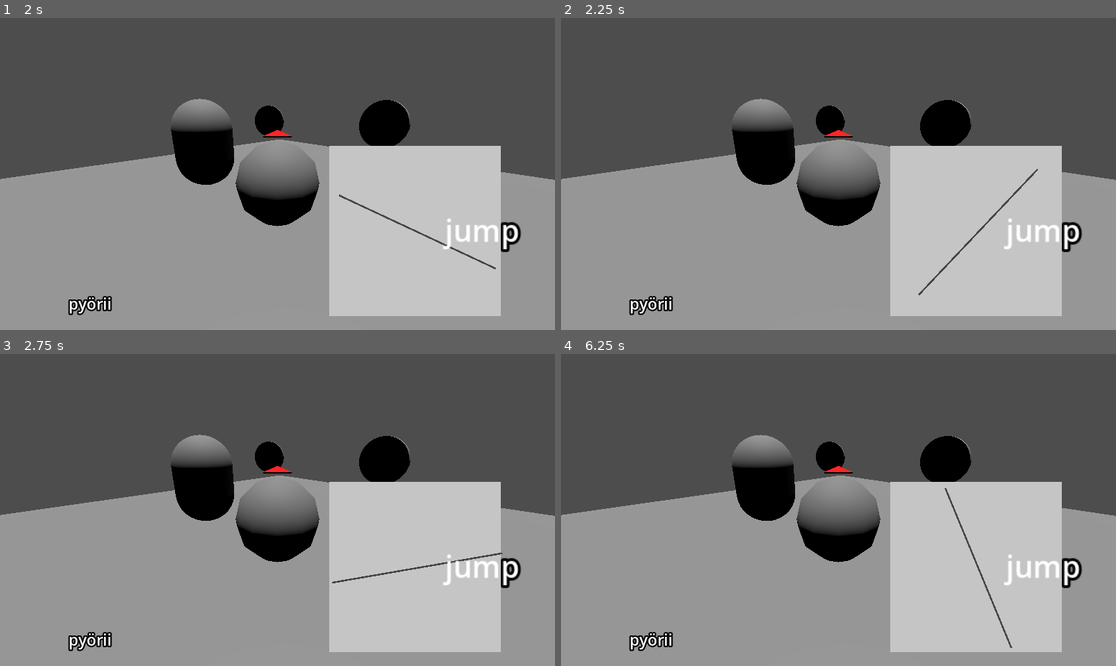
Above: before the commit, frames 1-4 (two rows, left to right).
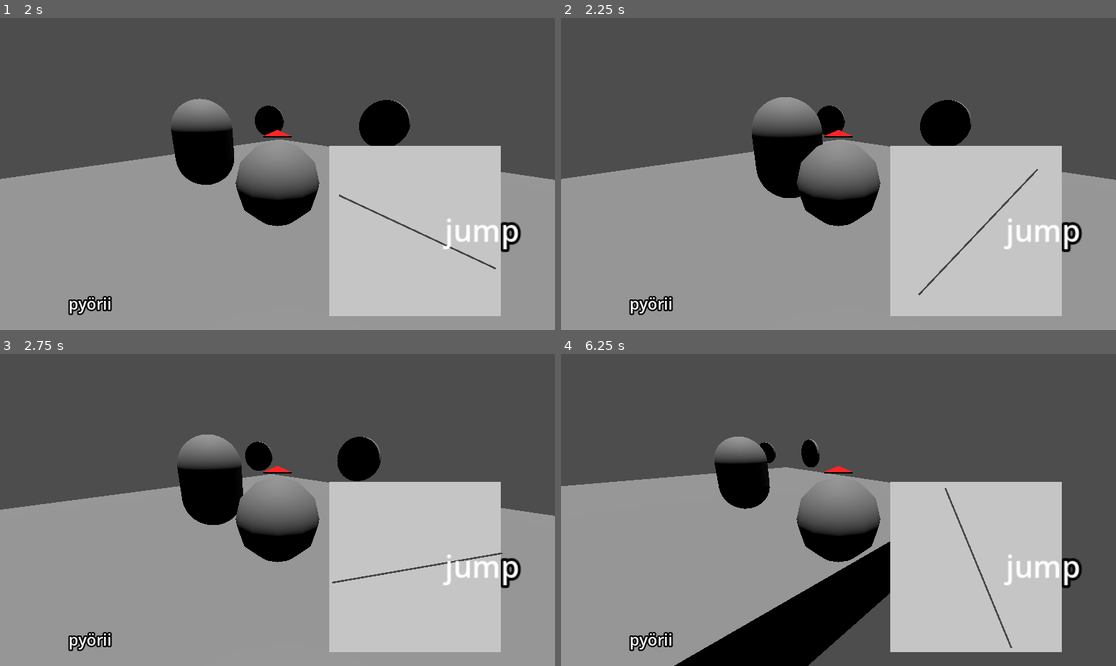
Above: after the commit, the same moments.

Repository: JaaskelainenL/tik-gamejam
Game: Godot game, scene res://scenes/game.tscn
Two runs of this game, one before a commit and one after it. Both use one fixed random seed, a clock stepped at 60 frames per second and the inputs below.
Inputs:
- Up to frame 1 (2 s): tap Enter (ui_accept) at 0.5, 0.77, 1.52 s; hold Right (ui_right) 0.53-1.28 s; hold Down (ui_down) from 1.28 s (still down)
- Up to frame 2 (2.25 s): release Down (ui_down) at 2.03 s; hold Right (ui_right) from 2.03 s (still down)
- Up to frame 3 (2.75 s): keep holding Right (ui_right)
- Up to frame 4 (6.25 s): release Right (ui_right) at 2.78 s; hold Up (ui_up) 2.78-3.53 s; tap Enter (ui_accept) at 3.02, 3.77, 4.52, 6.02 s; hold Left (ui_left) 3.53-5.03 s; hold Down (ui_down) 5.03-5.78 s; hold Right (ui_right) from 5.78 s (still down)

Frame 1 is identical in both runs. In frame 2, 2.0% of the frame differs, in the area x 30-48%, y 25-58%; in frame 3, 2.9%; in frame 4, 20%, in the area x 0-100%, y 25-100%.

Commit message:
enemies now move and push the player

Diff:
--- a/scenes/enemy.gd
+++ b/scenes/enemy.gd
@@ -3,11 +3,20 @@
 
 # Constants
 const GRAVITY: float = -9.8
-const PUSH_FORCE: float = 5.0
+const PUSH_FORCE: float = 2.0
 const MAX_FALL_SPEED: float = -20.0
 const DECELERATION: float = 5.0
 var HIT_TIMER: float = 0.0
 const HIT_COOLDOWN: float = 0.5
+const JUMP_DISTANCE = 5.0
+const JUMP_COOLDOWN: float = 2.0
+var JUMP_TIMER: float = 0.0
+
+var player: Node3D = null
+
+func _ready() -> void:
+	# Find the player node in the scene (adjust the path as necessary)
+	player = get_tree().root.get_node("Game/Pleijeri")
 
 # Called when the physics engine updates (every physics frame)
 func _physics_process(delta: float) -> void:
@@ -26,17 +35,40 @@
 	HIT_TIMER += delta
 	# Check for collisions with other bodies
 
+	# Countdown to next jump
+	JUMP_TIMER += delta
+	if JUMP_TIMER >= JUMP_COOLDOWN and player:
+		# Jump towards the player
+		jump_towards_player()
+		JUMP_TIMER = 0.0  # Reset the jump timer
+
 	for i in range(get_slide_collision_count()):
 		var collision = get_slide_collision(i)
 		var collider = collision.get_collider()
-
+		print(str(collider.name))
 		if collider.name == "killplane":
 			queue_free()
 		elif collider.name != "floor":
 			print("hit")
 			if HIT_TIMER > HIT_COOLDOWN:
 				# Apply push force based on collision normal
-				var push_direction = collision.get_normal() * PUSH_FORCE
+				apply_knockback_to_player(collider)
+				HIT_TIMER = 0.0
 
-				velocity += push_direction
-				HIT_TIMER = 0.0
+func jump_towards_player() -> void:
+	if player:
+		# Calculate direction towards player
+		var direction_to_player = (player.global_transform.origin - global_transform.origin).normalized()
+
+			# Set the horizontal velocity towards the player
+		velocity.x = direction_to_player.x * JUMP_DISTANCE
+		velocity.z = direction_to_player.z * JUMP_DISTANCE
+
+		print("Jumping towards player!")
+
+# Function to apply knockback to the player
+func apply_knockback_to_player(player: Node3D) -> void:
+	if player is CharacterBody3D:
+		var knockback_direction = (player.global_transform.origin - global_transform.origin).normalized()
+		player.velocity += knockback_direction * PUSH_FORCE  # Apply knockback force
+		print("Player knocked back!")
--- a/scenes/player.gd
+++ b/scenes/player.gd
@@ -10,18 +10,26 @@
 var items: Array[String] = []
 # Movement speed on the ground
 var speed: float = 5.0  # You can adjust this value
+var HIT_TIMER: float = 0.0
+const HIT_COOLDOWN: float = 0.5
 
 func _process(delta: float) -> void:
 	if is_on_floor() and !doing_action and !roulette_active:
 		rotate_y(SPIN * delta)
 
 func _physics_process(delta: float) -> void:
+	HIT_TIMER += delta
 	# Check if colliding with kill plane
 	for i in range(get_slide_collision_count()):
 		var collision = get_slide_collision(i)
 		var collider = collision.get_collider()
 		if collider.name == "killplane":
+			print("you died")
 			global_position = Vector3(0.0, 0.4, 0.0)
+		elif collider.name == "enemy":  # Assuming enemy's name is "enemy"
+			if HIT_TIMER > HIT_COOLDOWN:
+				apply_knockback_to_enemy(collider)
+				HIT_TIMER = 0.0
 
 	# Player movement and jump logic
 	if Input.is_action_just_pressed("ui_accept"):
@@ -69,6 +77,13 @@
 	# Apply movement
 	move_and_slide()
 
+# Apply knockback to enemy when the player hits it
+func apply_knockback_to_enemy(enemy: Node3D) -> void:
+	if enemy is CharacterBody3D:
+		var knockback_direction = (enemy.global_transform.origin - global_transform.origin).normalized()
+		enemy.velocity += knockback_direction * 10.0  # Adjust knockback force for enemy
+		print("Enemy knocked back by player!")
+
 func roulette_action(action):
 	if action == "jump":
 		var angleRadian = rotation_degrees.y * (PI / 180.0)
